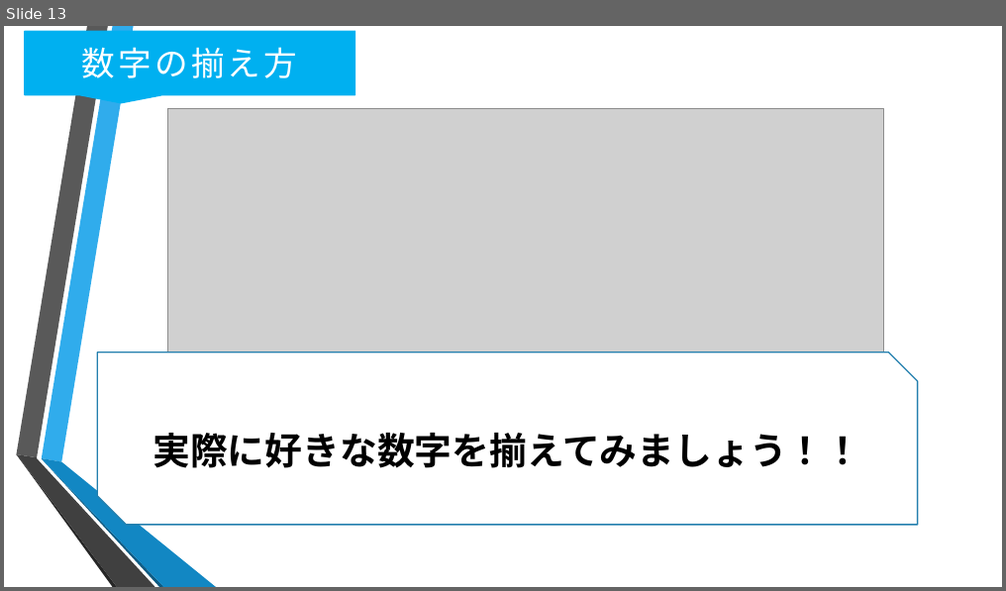
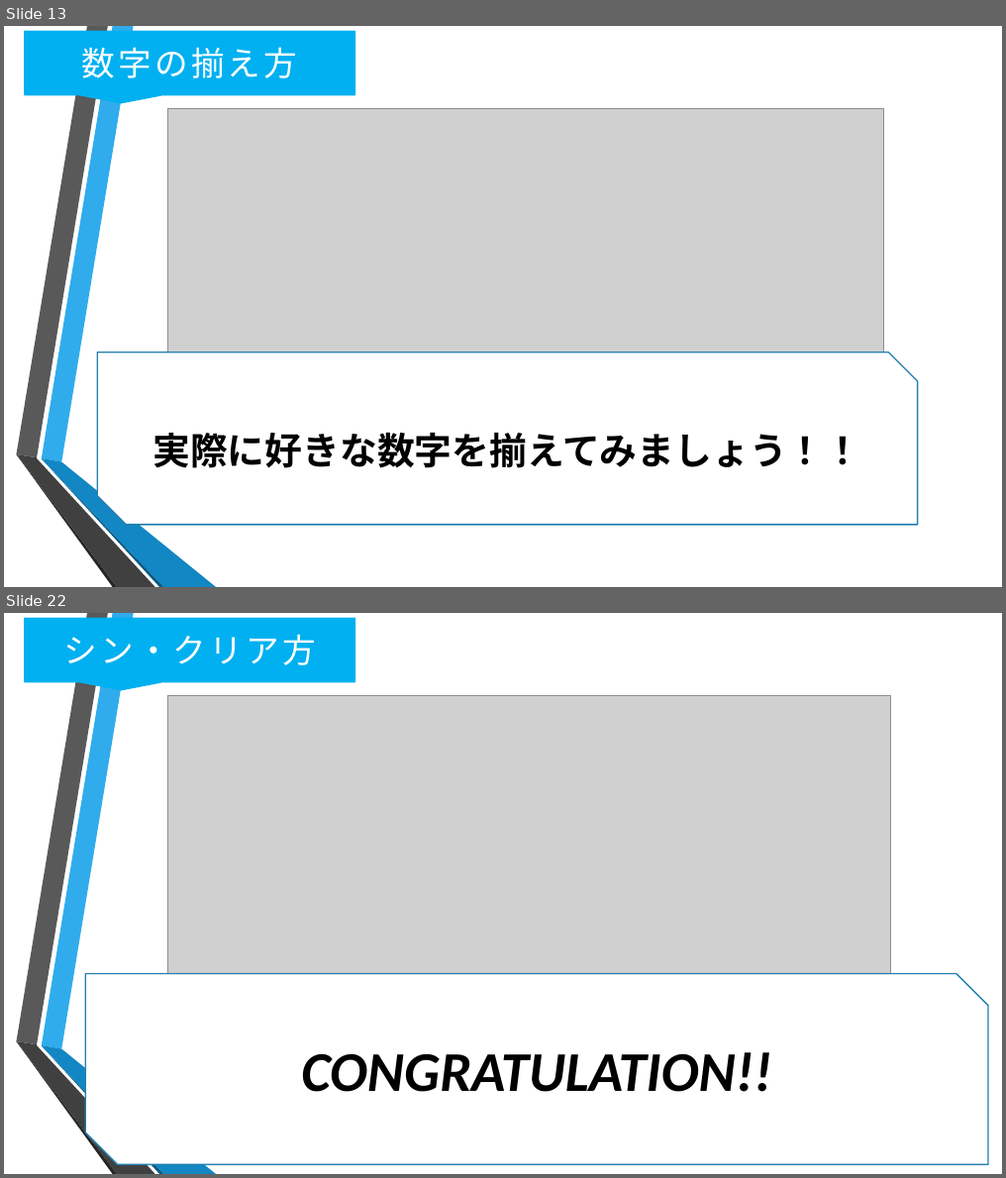
Before and after one commit to oono22/-, a slide deck: S-Learning Docment/S-Learn/狩り借り仮.pptx. Shown one above the other, each under a label of ours: slide 13 before the commit, slides 13 and 22 after it; the slides between them are not shown. The pictures are 1006x591 and 1006x1178 pixels, drawn with LibreOffice and Linux fonts; fonts in the diff are those of the drawing; grey boxes stand for pictures; background and template pictures are left out. Boxes give left, top, right and bottom in pixels: in the first picture for what was removed or moved away, otherwise in the second. Text is boxed around its words. In the diff, an @@ line names an element or a change of style, - is before the commit and + after.

```diff
--- a/S-Learning Docment/S-Learn/狩り借り仮.pptx
+++ b/S-Learning Docment/S-Learn/狩り借り仮.pptx
@@ slide 22 added at (4,613,1002,1174), background picture (left out); not listed: 6 template elements that a slide beside it also shows @@
@@ speech box added at (25,618,355,682), fill #00B0F0, outline #00B0F0 1.25 pt, 32 pt, text #FFFFFF @@
+シン・クリア方
@@ picture added at (168,695,891,1056) @@
@@ snip diag rect added at (85,973,988,1164), fill #FFFFFF, outline #247FAF 1.25 pt, 54 pt, text #000000, bold, italic @@
+CONGRATULATION!!
```
Also in this commit, not shown: 8 slides changed, 5 other slides added.
